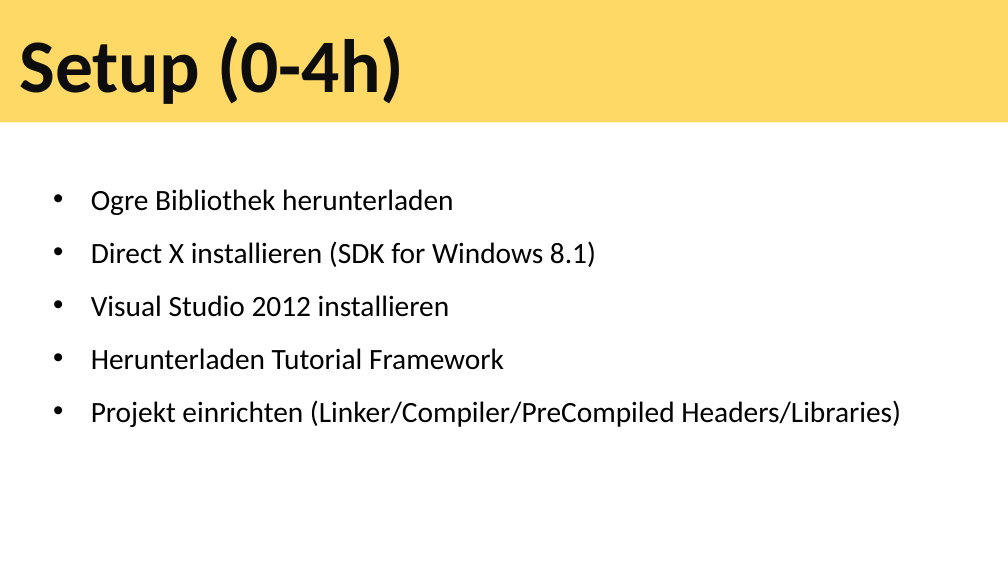
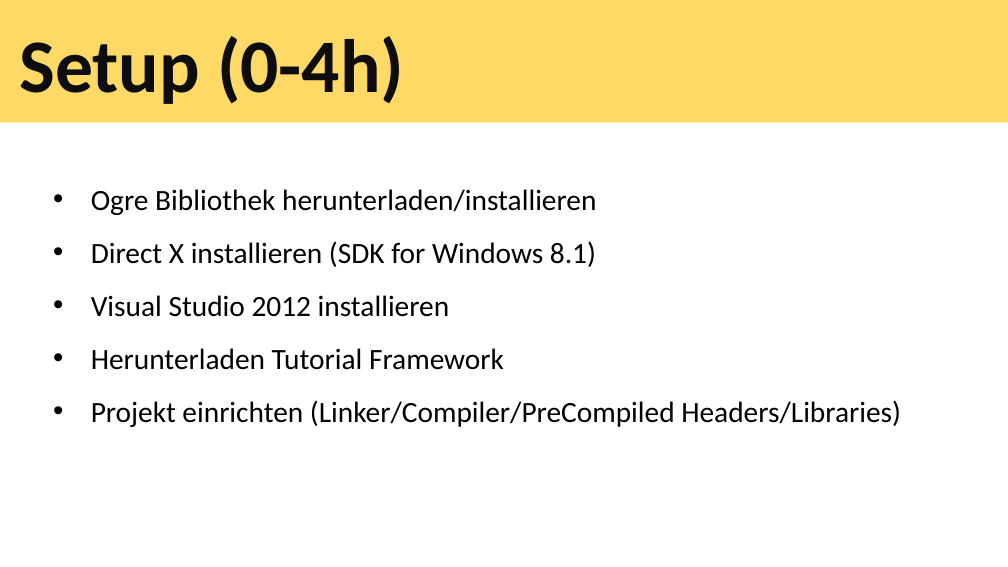
Before and after one commit to tscheims1/ogre, a slide deck: slide 8 of ogrepresentation.pptx. Drawn at 1008x567 pixels with LibreOffice and Linux fonts; fonts in the diff are those of the drawing. Boxes give left, top, right and bottom in pixels: in the first picture for what was removed or moved away, otherwise in the second. Text is boxed around its words. In the diff, an @@ line names an element or a change of style, - is before the commit and + after.

Commit message:
working on the presentation

```diff
--- a/ogrepresentation.pptx
+++ b/ogrepresentation.pptx
@@ text at box(91, 189, 596, 215): text changed @@
-• Ogre Bibliothek herunterladen
+• Ogre Bibliothek herunterladen/installieren
```
Also in this commit, not shown: 2 other slides changed, 3 slides added, 1 other file.
